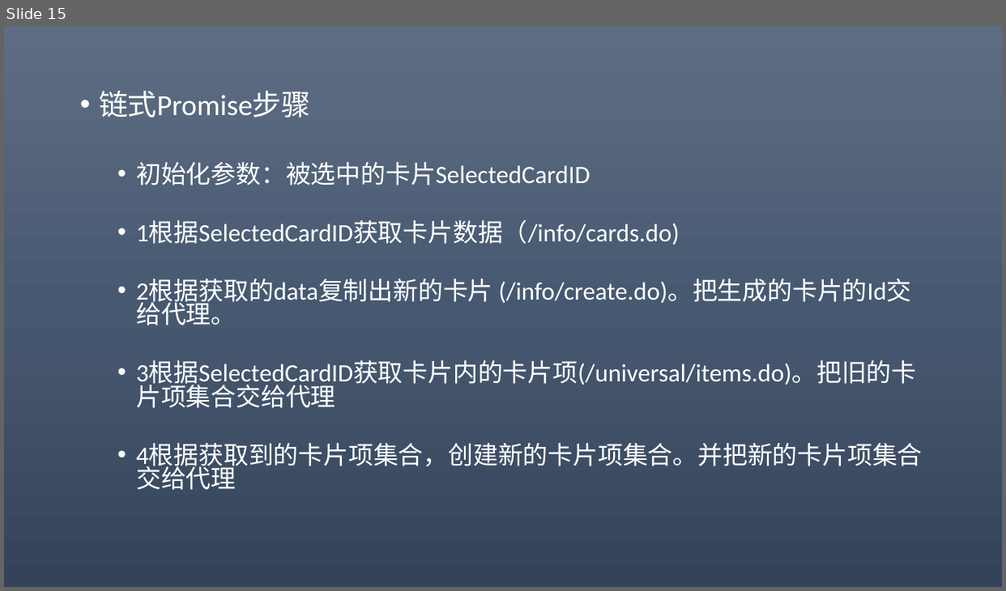
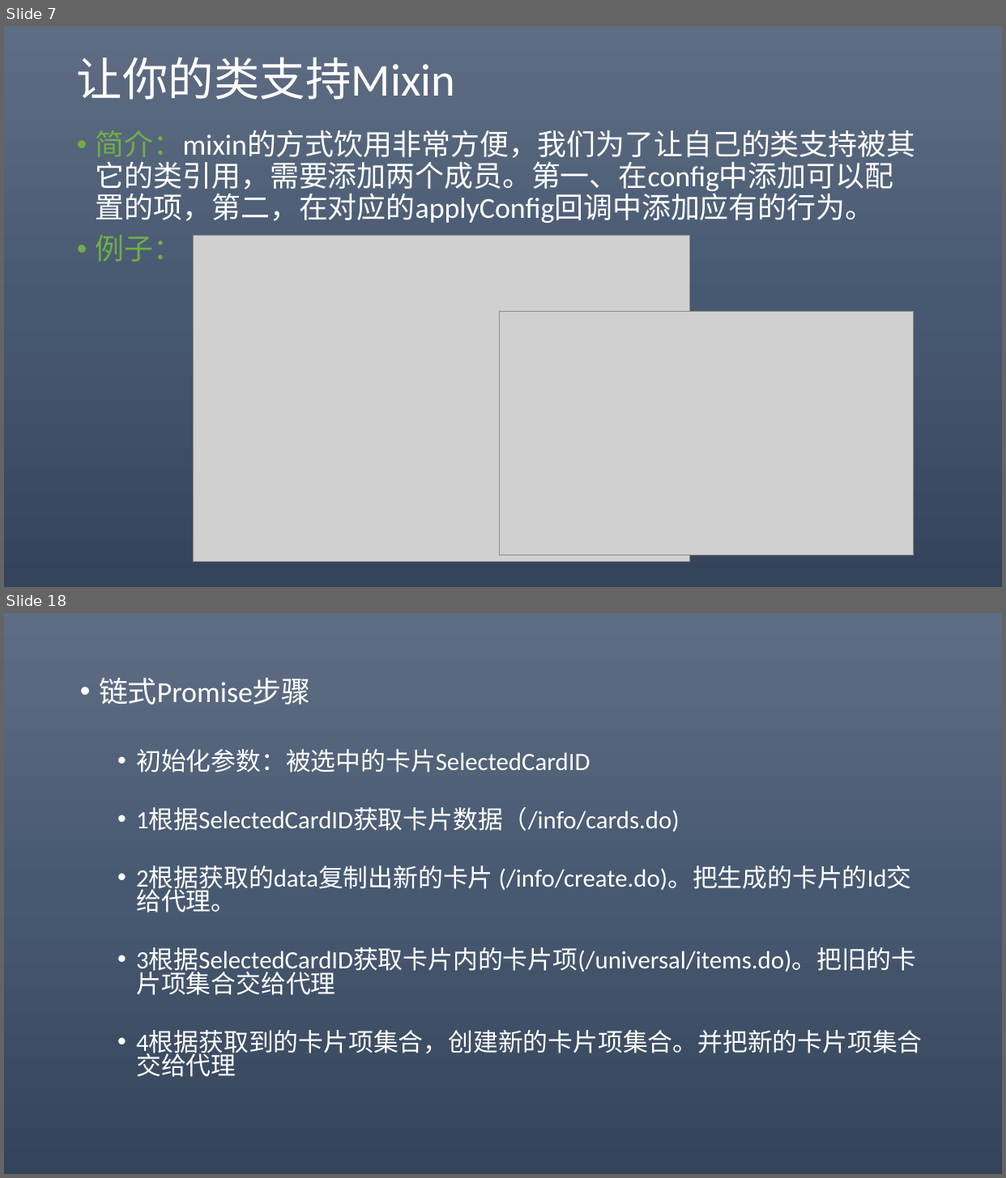
Before and after one commit to 369857519/AlgorithmPractise, a slide deck: eXT.pptx. Shown one above the other, each under a label of ours: slide 15 before the commit, slides 7 and 18 after it; the slides between them are not shown. The pictures are 1006x591 and 1006x1178 pixels, drawn with LibreOffice and Linux fonts; fonts in the diff are those of the drawing; grey boxes stand for pictures. Boxes give left, top, right and bottom in pixels: in the first picture for what was removed or moved away, otherwise in the second. Text is boxed around its words. In the diff, an @@ line names an element or a change of style, - is before the commit and + after.

```diff
--- a/eXT.pptx
+++ b/eXT.pptx
@@ slide 7 added at bbox=[4, 26, 1002, 587], background gradient #5E6D85 to #495A73 to #35445A @@
@@ title added at bbox=[77, 57, 455, 100], 44 pt, text #FFFFFF @@
+让你的类支持Mixin
@@ text added at bbox=[96, 130, 916, 262], 28 pt, text #FFFFFF @@
+• 简介：mixin的方式饮用非常方便，我们为了让自己的类支持被其它的类引用，需要添加两个成员。第一、在config中添加可以配置的项，第二，在对应的applyConfig回调中添加应有的行为。
+• 例子：
@@ picture added at bbox=[193, 236, 690, 562] @@
@@ picture added at bbox=[500, 311, 914, 555] @@
@@ what was slide 15 is now slide 18 @@
```
Also in this commit, not shown: 7 slides changed, 13 other slides added, 11 slides removed, 10 other files.
